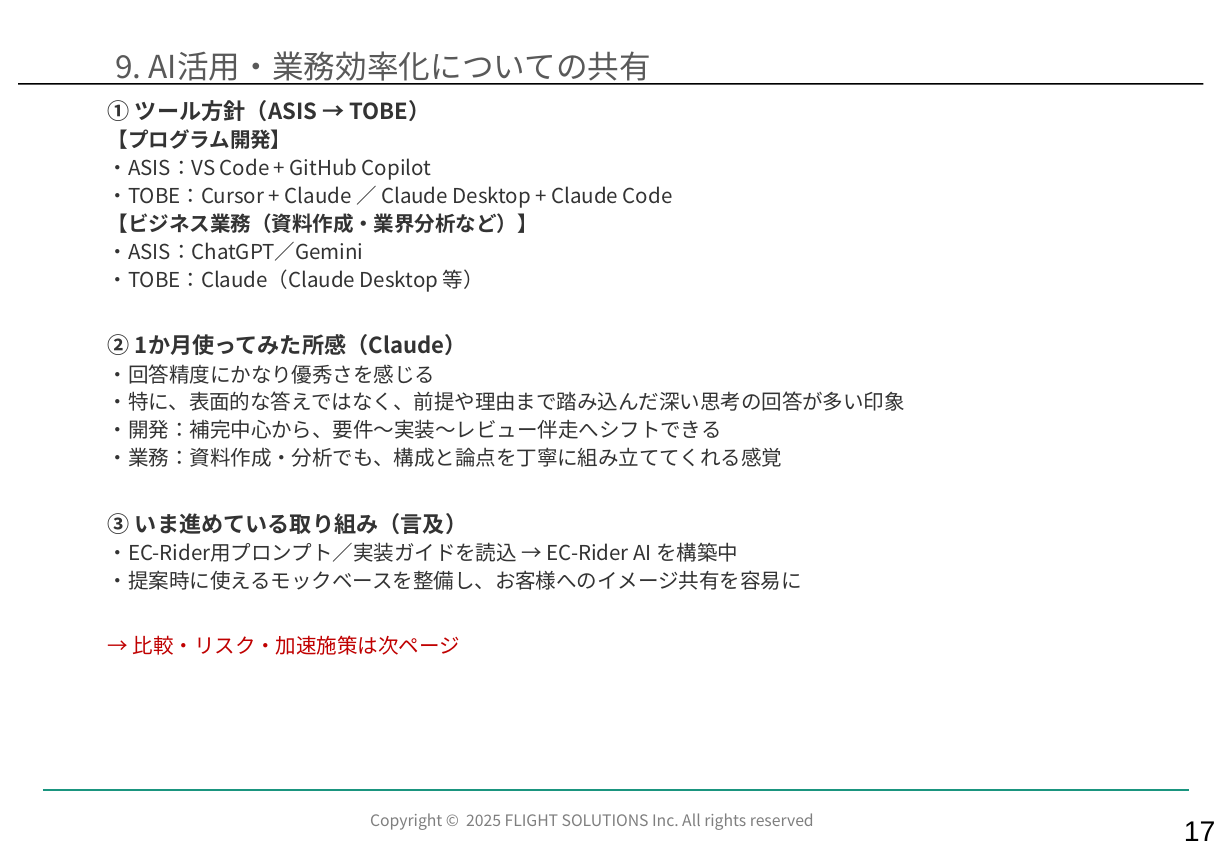
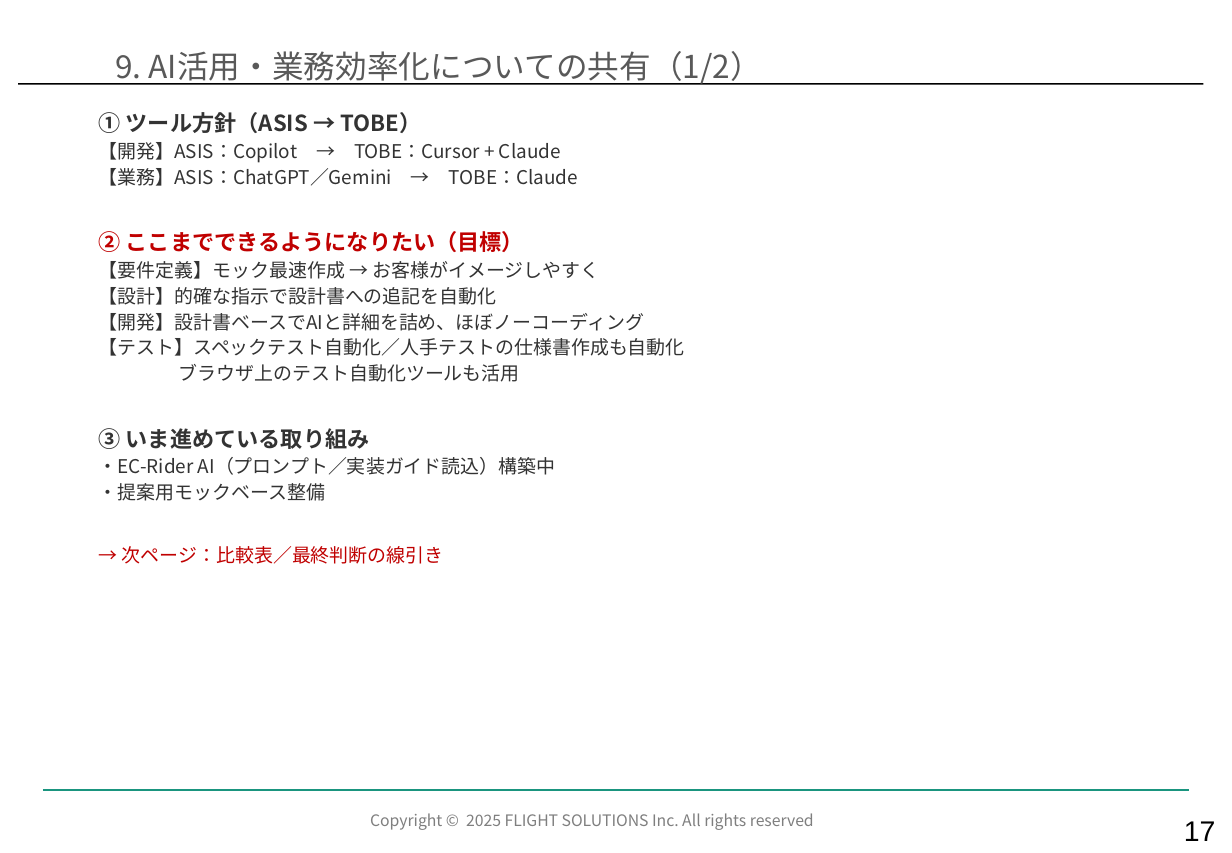
Before and after one commit to kozonoflight/git_tutorial, a slide deck: slide 18 of docs/【EC】ECサービス部_2026年7月度部会_Ver1.1.pptx. Drawn at 1232x853 pixels with LibreOffice and Linux fonts; fonts in the diff are those of the drawing; background and template pictures are left out. Boxes give left, top, right and bottom in pixels: in the first picture for what was removed or moved away, otherwise in the second. Text is boxed around its words. In the diff, an @@ line names an element or a change of style, - is before the commit and + after.

```diff
--- a/docs/【EC】ECサービス部_2026年7月度部会_Ver1.1.pptx
+++ b/docs/【EC】ECサービス部_2026年7月度部会_Ver1.1.pptx
@@ title at bbox=[115, 51, 762, 85]: text changed @@
-9. AI活用・業務効率化についての共有
+9. AI活用・業務効率化についての共有（1/2）
@@ text "① ツール方針（ASIS → TOBE）": place and size @@
-text "① ツール方針（ASIS → TOBE）" at bbox=[108, 100, 905, 655]
+text "① ツール方針（ASIS → TOBE）" at bbox=[99, 112, 685, 564]
@@ text at bbox=[99, 142, 685, 564]: text changed; size 13 to 12 pt @@
-【プログラム開発】
-・ASIS：VS Code + GitHub Copilot
-・TOBE：Cursor + Claude ／ Claude Desktop + Claude Code
-【ビジネス業務（資料作成・業界分析など）】
-・ASIS：ChatGPT／Gemini
-・TOBE：Claude（Claude Desktop 等）
-② 1か月使ってみた所感（Claude）
-・回答精度にかなり優秀さを感じる
-・特に、表面的な答えではなく、前提や理由まで踏み込んだ深い思考の回答が多い印象
-・開発：補完中心から、要件〜実装〜レビュー伴走へシフトできる
-・業務：資料作成・分析でも、構成と論点を丁寧に組み立ててくれる感覚
-③ いま進めている取り組み（言及）
-・EC-Rider用プロンプト／実装ガイドを読込 → EC-Rider AI を構築中
-・提案時に使えるモックベースを整備し、お客様へのイメージ共有を容易に
-→ 比較・リスク・加速施策は次ページ
+【開発】ASIS：Copilot → TOBE：Cursor + Claude
+【業務】ASIS：ChatGPT／Gemini → TOBE：Claude
+② ここまでできるようになりたい（目標）
+【要件定義】モック最速作成 → お客様がイメージしやすく
+【設計】的確な指示で設計書への追記を自動化
+【開発】設計書ベースでAIと詳細を詰め、ほぼノーコーディング
+【テスト】スペックテスト自動化／人手テストの仕様書作成も自動化
+ブラウザ上のテスト自動化ツールも活用
+③ いま進めている取り組み
+・EC-Rider AI（プロンプト／実装ガイド読込）構築中
+・提案用モックベース整備
+→ 次ページ：比較表／最終判断の線引き
```
Also in this commit, not shown: 10 other slides changed.
